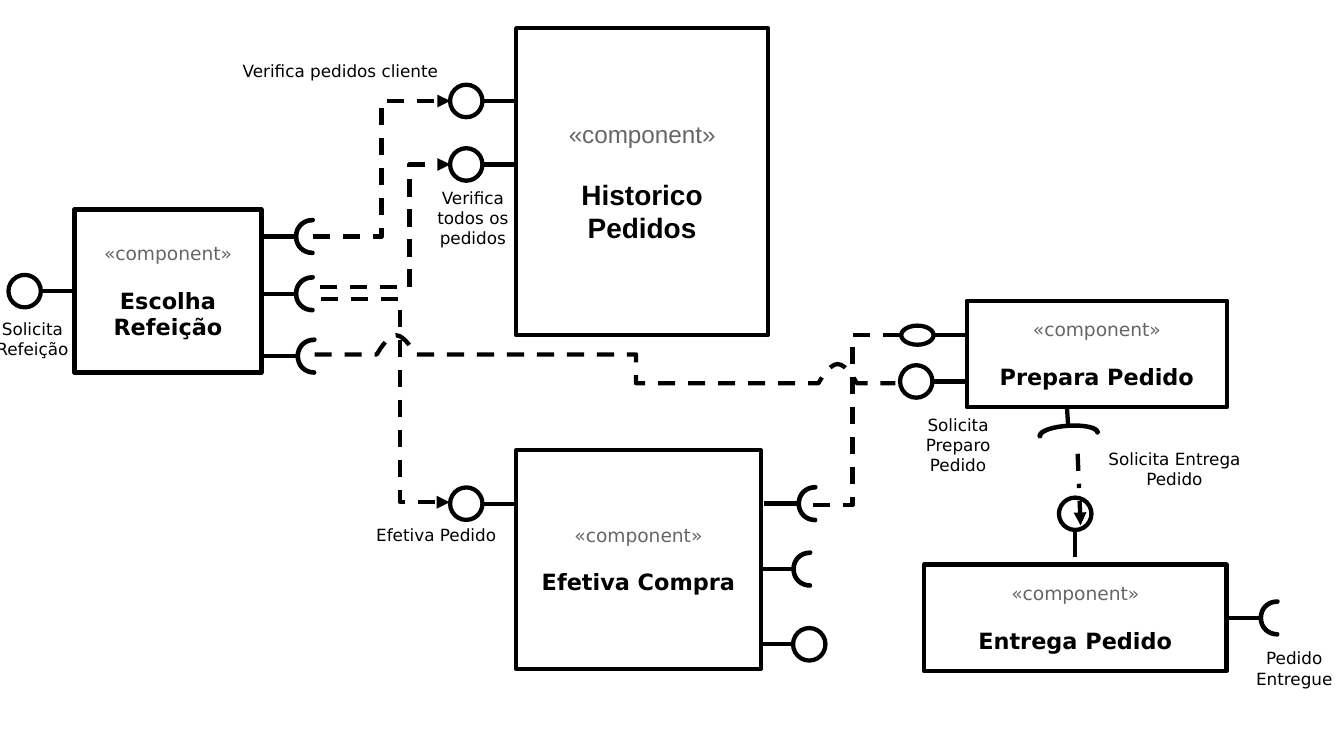
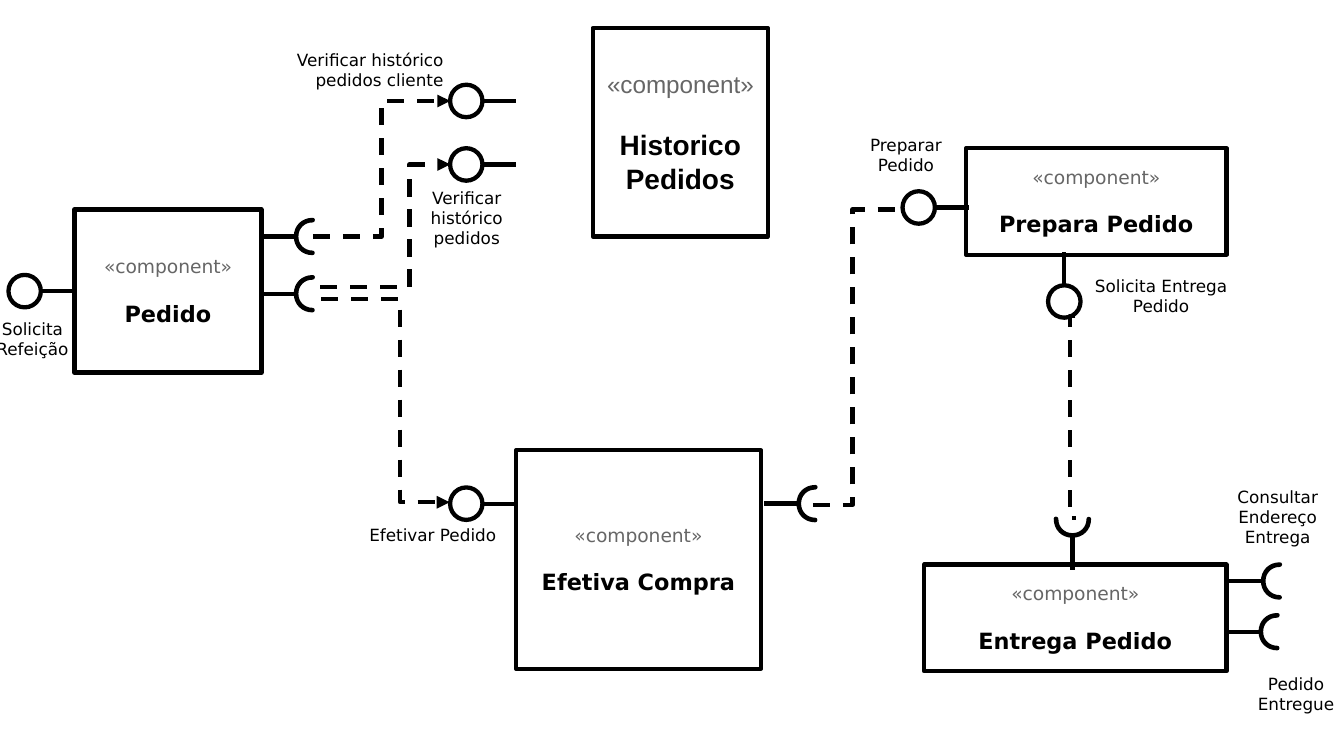
Before and after one commit to santanche/component2learn, a slide deck: slide 2 of labs/2021/01-data-flow/solucoes/Lab01 - Diagramas de Referência.pptx. Drawn at 1344x756 pixels with LibreOffice and Linux fonts; fonts in the diff are those of the drawing. Boxes give left, top, right and bottom in pixels: in the first picture for what was removed or moved away, otherwise in the second. Text is boxed around its words. In the diff, an @@ line names an element or a change of style, - is before the commit and + after.

Commit message:
alterações na entrega de acordo com a monitoria

```diff
--- a/labs/2021/01-data-flow/solucoes/Lab01 - Diagramas de Referência.pptx
+++ b/labs/2021/01-data-flow/solucoes/Lab01 - Diagramas de Referência.pptx
@@ rectangle "«component»": place and size @@
-rectangle "«component»" at [516,28,767,336]
+rectangle "«component»" at [593,28,767,237]
@@ text at [297,53,444,90]: text changed @@
-Verifica pedidos cliente
+Verificar histórico pedidos cliente
@@ text at [870,138,942,172]: text changed @@
-Solicita Preparo Pedido
+Preparar Pedido
@@ rectangle "«component»": place and size @@
-rectangle "«component»" at [966,301,1227,407]
+rectangle "«component»" at [966,148,1227,254]
@@ text at [431,191,503,248]: text changed @@
-Verifica todos os pedidos
+Verificar histórico pedidos
@@ ellipse: place and size @@
-ellipse at [900,366,933,398]
+ellipse at [903,191,935,223]
@@ line moved from (933, 382) - (966, 382) to (935, 207) - (969, 207) @@
@@ freeform shape: place and size @@
-freeform shape at [813,335,900,504]
+freeform shape at [813,210,900,505]
@@ line added from (1064, 285) to (1064, 251), #000000 2.3 pt @@
@@ ellipse at [1048,285,1081,317]: rotation 0 to 270 degrees @@
@@ text added at [1095,279,1227,313], 9 pt, text #000000 @@
+Solicita Entrega Pedido
@@ text in rectangle at [125,305,212,323]: text changed @@
-Escolha Refeição
+Pedido
@@ freeform shape added at [1070,316,1077,517], outline #000000 2.3 pt dashed @@
@@ freeform shape removed at [314,336,895,384] @@
@@ line removed from (934, 335) to (968, 335) @@
@@ line removed from (1067, 407) to (1068, 425) @@
@@ arrow removed from (1078, 454) to (1081, 526) @@
@@ ellipse removed at [1059,497,1091,530] @@
@@ text at [1237,490,1318,547]: text changed @@
-Solicita Entrega Pedido
+Consultar Endereço Entrega
@@ text at [369,528,496,542]: text changed @@
-Efetiva Pedido
+Efetivar Pedido
@@ freeform shape at [1056,519,1090,536]: rotation 266 to 270 degrees; outline redrawn @@
@@ line moved from (1075, 556) - (1075, 530) to (1073, 570) - (1073, 536) @@
@@ line removed from (759, 569) to (793, 569) @@
@@ freeform shape removed at [793,552,810,586] @@
@@ freeform shape: place and size @@
-freeform shape at [297,340,314,374]
+freeform shape at [1263,564,1281,598]
@@ line moved from (263, 356) - (297, 356) to (1228, 581) - (1262, 581) @@
@@ ellipse removed at [793,628,825,660] @@
@@ freeform shape: place and size @@
-freeform shape at [1261,602,1278,636]
+freeform shape at [1261,616,1278,649]
@@ line removed from (793, 644) to (759, 644) @@
@@ line moved from (1227, 618) - (1261, 618) to (1227, 632) - (1261, 632) @@
@@ text "Pedido Entregue": place and size @@
-text "Pedido Entregue" at [1256,651,1332,689]
+text "Pedido Entregue" at [1258,677,1334,714]
```
Also in this commit, not shown: 1 other slide changed, 1 slide added, 11 other files.
